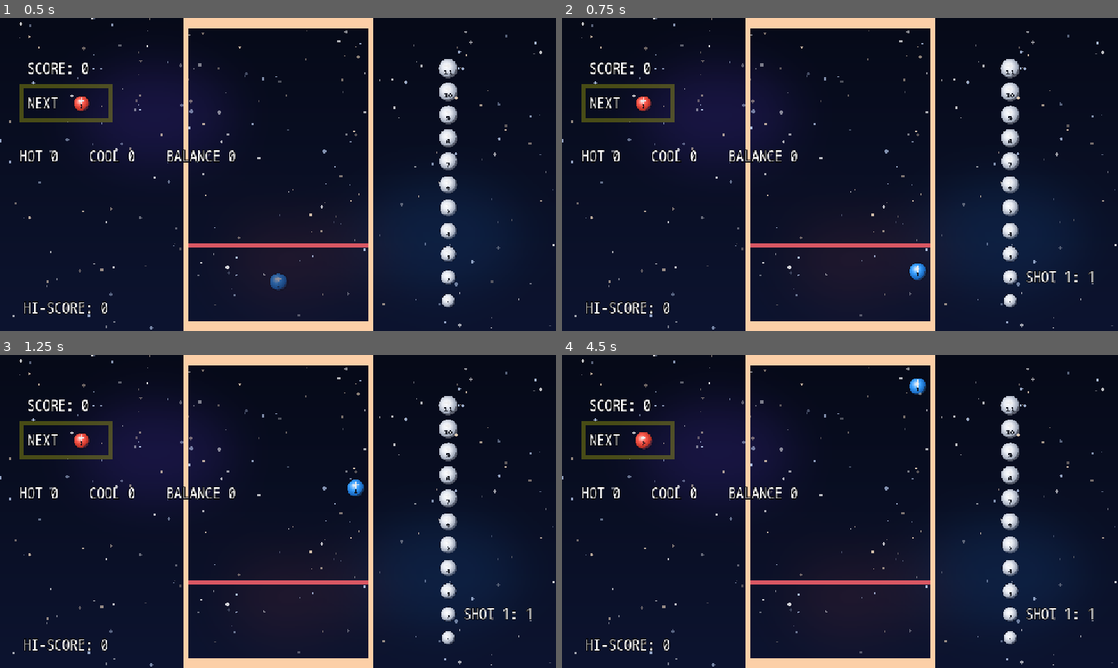
Above: before the commit, frames 1-4 (two rows, left to right).
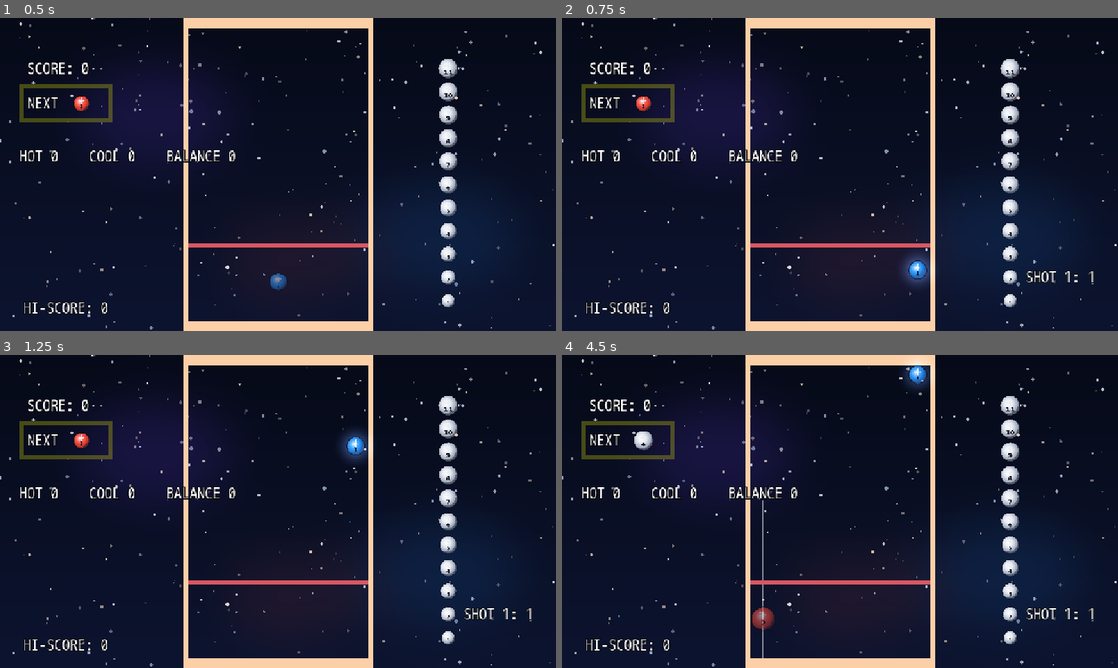
Above: after the commit, the same moments.

Repository: armahnii2000/shooting-stars
Game: Godot game, scene res://Main.tscn
The game is run twice, just before and just after one commit, with the same random seed, the same clock (stepped at 60 frames per second) and the same inputs.
Inputs (mouse positions are in pixels of both pictures, inside the frame that each line leads up to):
- Up to frame 1 (0.5 s): no input
- Up to frame 2 (0.75 s): tap Enter at 0.5 s; move the mouse to (962, 158) at 0.52 s; click (962, 158) at 0.6 s
- Up to frame 3 (1.25 s): no input
- Up to frame 4 (4.5 s): move the mouse to (728, 527) at 1.27 s; click (728, 527) at 1.35 s; tap R (reset) at 2, 3.5 s; move the mouse to (895, 442) at 2.02 s; click (895, 442) at 2.1 s; move the mouse to (812, 574) at 2.77 s; click (812, 574) at 2.85 s; move the mouse to (1006, 558) at 3.52 s; click (1006, 558) at 3.6 s; move the mouse to (673, 464) at 4.27 s; click (673, 464) at 4.35 s

Frame 1 is identical in both runs. In frame 2, 0.4% of the frame differs, in the area x 61-67%, y 75-86%; in frame 3, 0.6%; in frame 4, 0.9%, in the area x 13-67%, y 1-97%.

Commit message:
Speed pass + burning shots: brisker climb and launch; additive glow halo with per-shot flicker

Diff:
--- a/src/shot/Shot.gd
+++ b/src/shot/Shot.gd
@@ -23,6 +23,10 @@
 @onready var _col = $CollisionShape2D
 
 var _base_scale: Vector2 = Vector2.ONE
+var _glow: Sprite2D = null
+var _glow_base := 1.0
+var _flick_phase := 0.0
+var _flick_t := 0.0
 var _gameover_timer = 0.0
 var _hit_count = 0
 var _scale_timer = 0.0
@@ -58,24 +62,69 @@
 func get_gameover_timer_rate() -> float:
     return _gameover_timer / TIMER_GAMEOVER
 
+## One shared radial-glow texture for every shot's burn halo, drawn
+## once in code (white core fading out; the kind colour comes from the
+## glow sprite's modulate).
+static var _glow_tex: Texture2D = null
+
+static func glow_texture() -> Texture2D:
+    if _glow_tex != null:
+        return _glow_tex
+    var size = 128
+    var img = Image.create(size, size, false, Image.FORMAT_RGBA8)
+    var centre = Vector2(size, size) * 0.5
+    for y in size:
+        for x in size:
+            var d = Vector2(x, y).distance_to(centre) / (size * 0.5)
+            var a = clamp(1.0 - d, 0.0, 1.0)
+            img.set_pixel(x, y, Color(1, 1, 1, a * a))
+    _glow_tex = ImageTexture.create_from_image(img)
+    return _glow_tex
+
 func _ready() -> void:
-    gravity_scale = -1.0 # buoyant: shots float UP.
+    gravity_scale = -1.45 # buoyant, brisker climb (speed pass 2026-11-04).
+    linear_damp_mode = RigidBody2D.DAMP_MODE_REPLACE
+    linear_damp = 0.02 # low drag: higher top speed on the rise.
     _spr.texture = shot_texture(kind, id)
     var shape = CircleShape2D.new()
     shape.radius = RADII[id]
     _col.shape = shape
     _base_scale = _spr.scale
+    # Burn halo: an additive glow sprite behind the orb, tinted by kind
+    # (HOT blue / COOL red / WHITE white), flickering in _physics_process.
+    _glow = Sprite2D.new()
+    _glow.texture = glow_texture()
+    _glow.show_behind_parent = true
+    var mat = CanvasItemMaterial.new()
+    mat.blend_mode = CanvasItemMaterial.BLEND_MODE_ADD
+    _glow.material = mat
+    var kind_cols = [Color(0.45, 0.65, 1.0), Color(1.0, 0.5, 0.4), Color(1.0, 0.98, 0.92)]
+    _glow.modulate = kind_cols[kind]
+    _glow_base = (RADII[id] * 2.0 * 2.55) / 128.0
+    _glow.scale = Vector2.ONE * _glow_base
+    add_child(_glow)
+    _flick_phase = randf() * TAU
 
 func _physics_process(delta: float) -> void:
-    # Spawn-pop scale animation.
+    # Spawn-pop scale animation (the glow flares with the same pop).
+    var pop := 1.0
     _spr.scale = _base_scale
     if _scale_timer > 0:
         _scale_timer -= delta
         var rate = _scale_timer / TIMER_SCALE
-        rate = 1 + 0.1 * Ease.back_out(1 - rate)
-        _spr.scale *= Vector2(rate, rate)
+        pop = 1 + 0.1 * Ease.back_out(1 - rate)
+        _spr.scale *= Vector2(pop, pop)
+    # Burn flicker: two detuned sines per shot (random phase) so no two
+    # shots pulse together - the halo breathes and the core shimmers.
+    _flick_t += delta
+    var fl = sin(_flick_t * 11.0 + _flick_phase) * 0.6 + sin(_flick_t * 23.7 + _flick_phase * 1.7) * 0.4
+    if _glow != null:
+        _glow.scale = Vector2.ONE * _glow_base * pop * (1.0 + 0.07 * fl)
+        var ga = 0.66 + 0.17 * fl + 0.02 * id # bigger shots burn a touch stronger.
+        _glow.modulate.a = clamp(ga, 0.25, 0.9)
     # Red flash while over the line.
-    _spr.modulate = Color.WHITE
+    var bright = 1.0 + 0.05 * fl
+    _spr.modulate = Color(bright, bright, bright)
     if _gameover_timer > 0:
         var rate = 1 - (_gameover_timer / TIMER_HIT)
         _gameover_timer -= delta
